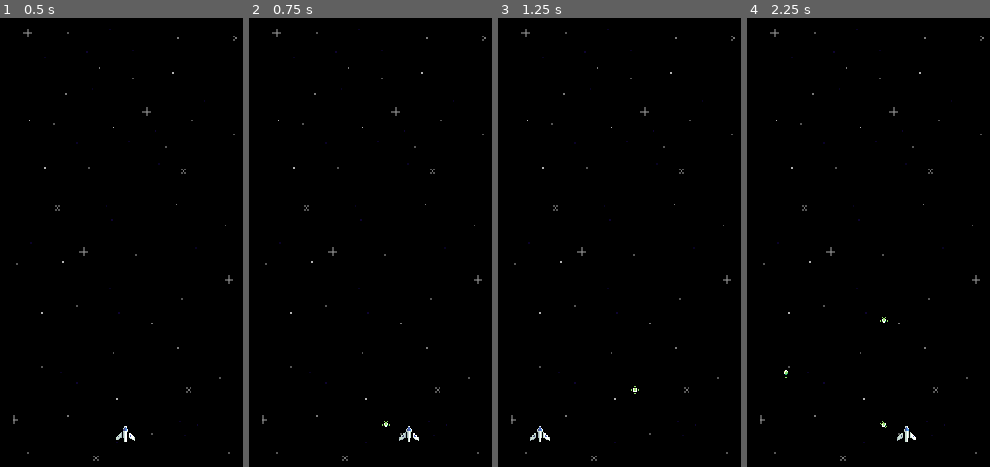
Above: before the commit, frames 1-4 (left to right).
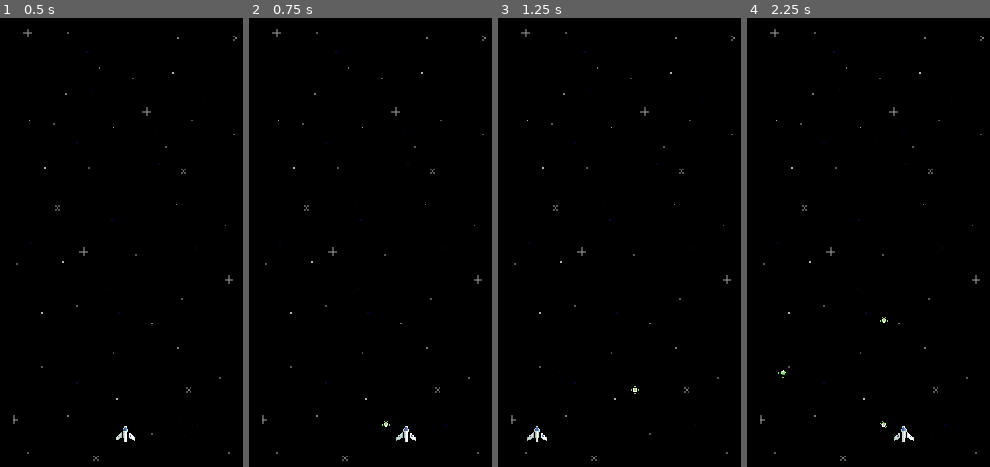
Above: after the commit, the same moments.

Repository: spageektti/space-shooter-godot
Game: Godot game, scene res://scenes/game.tscn
The game is run twice, just before and just after one commit, with the same random seed, the same clock (stepped at 60 frames per second) and the same inputs.
Inputs:
- Up to frame 1 (0.5 s): no input
- Up to frame 2 (0.75 s): tap Enter at 0.5 s; hold D (right) from 0.53 s (still down); tap W (shoot) at 0.6 s
- Up to frame 3 (1.25 s): keep holding D (right)
- Up to frame 4 (2.25 s): release D (right) at 1.28 s; hold A (left) 1.28-2.03 s; tap W (shoot) at 1.35, 2.1 s; hold D (right) from 2.03 s (still down)

Frame 1 is identical in both runs. In frame 2, 0.2% of the frame differs, in the area x 60-70%, y 90-95%; in frame 3, 0.2%; in frame 4, 0.2%, in the area x 12-70%, y 78-95%.

Commit message:
change bullet regeneration method

Diff:
--- a/scenes/player.gd
+++ b/scenes/player.gd
@@ -16,9 +16,8 @@
 		if(bullets > 0):
 			spawn_bullet()
 			bullets -= 1
-			if(bullets == 0):
-				await get_tree().create_timer(4).timeout
-				bullets = 4
+			await get_tree().create_timer(4).timeout
+			bullets += 1
 
 	var direction = Input.get_axis("left", "right")
 	if direction:
